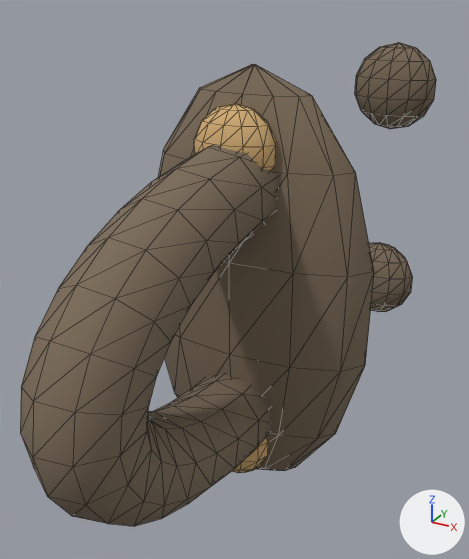
The OBJ model HavenlineLevel1/assets/field_camp/snowbound_latch_keeper.obj: old version first, new version second.
Both versions are drawn from a camera (50 mm lens) standing at (0.142, -0.422, 0.86) and looking at (-0.035, -0.1, 0.699). Arrows for +X, +Y and +Z are at lower right; the lights stay in place. The picture after the commit comes second. Mesh edges are drawn as thin lines. Where no turn or scale is listed for an object, it has been applied to the vertices. Vertices at exactly the same position are counted once.

The older version as bpy lines, for what is in view:
```python
me_snowbound_latch_keeper = bpy.data.meshes.new('snowbound_latch_keeper')
me_snowbound_latch_keeper.from_pydata(...)  # 633 vertices, 1142 faces; spans x -0.064..0.064, y -0.299..0.109, z 0.601..0.831
# faces by material slot: [806, 336]
me_snowbound_latch_keeper.materials.append(mat_iron)  # brown #7c6c59
me_snowbound_latch_keeper.materials.append(mat_brass)  # beige #d3ad76
ob_snowbound_latch_keeper = bpy.data.objects.new('snowbound_latch_keeper', me_snowbound_latch_keeper)
ob_snowbound_latch_keeper.location = (0.0, 0.0, 0.0)
```
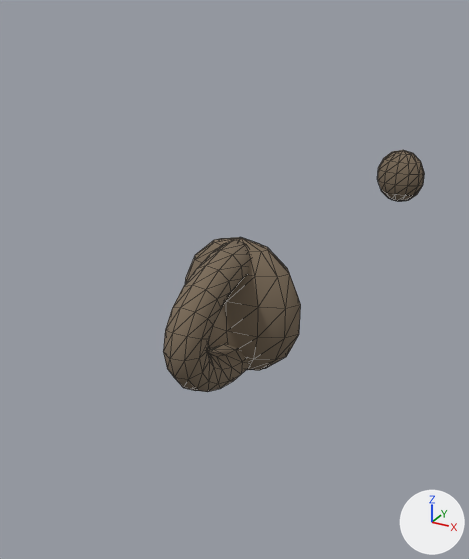
Pixel boxes [x1, y1, x2, y2] of what changed, in the pictures (469 x 559 px; the box of a moved part takes in the faces that stretch with it):
'snowbound_latch_keeper', reshaped (37% narrower, 50% shorter)
    before: [20, 43, 436, 527]
    after: [163, 150, 425, 392]
part 1 of me_snowbound_latch_keeper, moved or reshaped
    before: [232, 437, 268, 473]
    after: [185, 237, 301, 370]
part 2 of me_snowbound_latch_keeper, moved or reshaped
    before: [369, 243, 413, 312]
    after: [377, 150, 425, 201]
part 3 of me_snowbound_latch_keeper, added (brown)
    after: [163, 240, 251, 392]
part 4 of me_snowbound_latch_keeper, deleted (beige)
    before: [194, 103, 276, 170]
part 5 of me_snowbound_latch_keeper, deleted (brown)
    before: [355, 43, 436, 129]
part 6 of me_snowbound_latch_keeper, deleted (brown)
    before: [20, 64, 374, 527]

The change, as a list of edits to the scene's bpy script:
```text
Change me_snowbound_latch_keeper:
    used by ob_snowbound_latch_keeper; location = (0.0, 0.0, 0.0)
    remove me_snowbound_latch_keeper.from_pydata(...)  # 633 vertices, 1142 faces; spans x -0.064..0.064, y -0.299..0.109, z 0.601..0.831
    add me_snowbound_latch_keeper.from_pydata(...)  # 309 vertices, 566 faces; spans x -0.033..0.033, y -0.219..0.153, z 0.677..0.751
    me_snowbound_latch_keeper part 1: the loose piece of 96 vertices spanning x -0.02..0.02, y -0.176..-0.15, z 0.614..0.656 is scaled about its middle by (1.62, 1.15, 1.76), then moved by (0.0, 0.006, 0.079), in mat_iron (brown #7c6c59)
    me_snowbound_latch_keeper part 2: the loose piece of 96 vertices spanning x -0.031..0.031, y 0.075..0.109, z 0.603..0.667 is scaled about its middle by (0.656, 0.824, 0.719), then moved by (0.0, 0.047, 0.079)
    me_snowbound_latch_keeper part 3: a new loose piece of 117 vertices spanning x -0.01..0.009, y -0.219..-0.159, z 0.677..0.751, in mat_iron (brown #7c6c59)
    me_snowbound_latch_keeper part 4: the loose piece of 96 vertices spanning x -0.02..0.02, y -0.176..-0.15, z 0.774..0.816 is deleted
    me_snowbound_latch_keeper part 5: the loose piece of 96 vertices spanning x -0.031..0.031, y 0.075..0.109, z 0.763..0.827 is deleted
    me_snowbound_latch_keeper part 6
    249 vertices are removed from x -0.064..0.064, y -0.299..-0.122, z 0.601..0.831
    470 faces are deleted
    remove me_snowbound_latch_keeper.materials.append(mat_brass)  # beige #d3ad76
```
